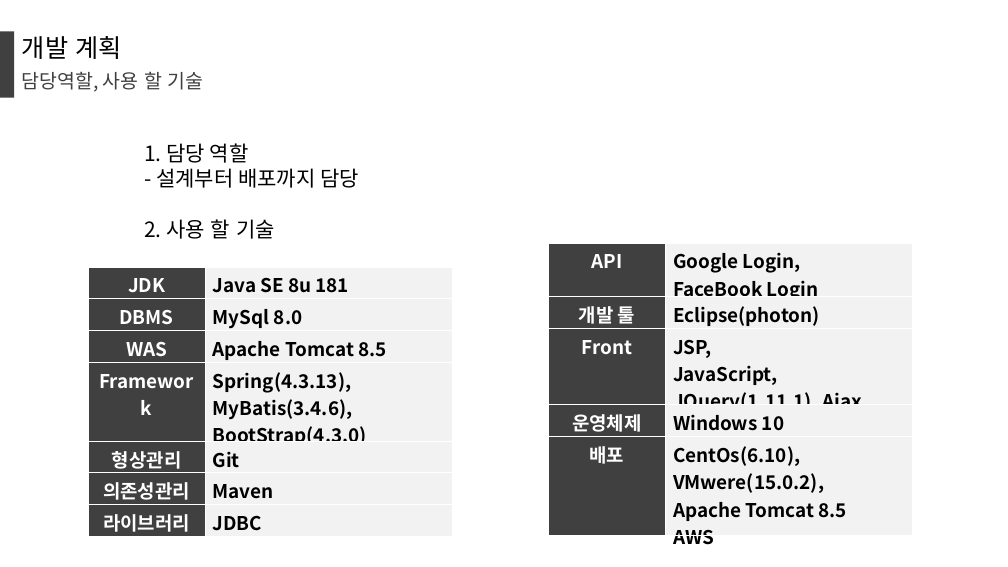
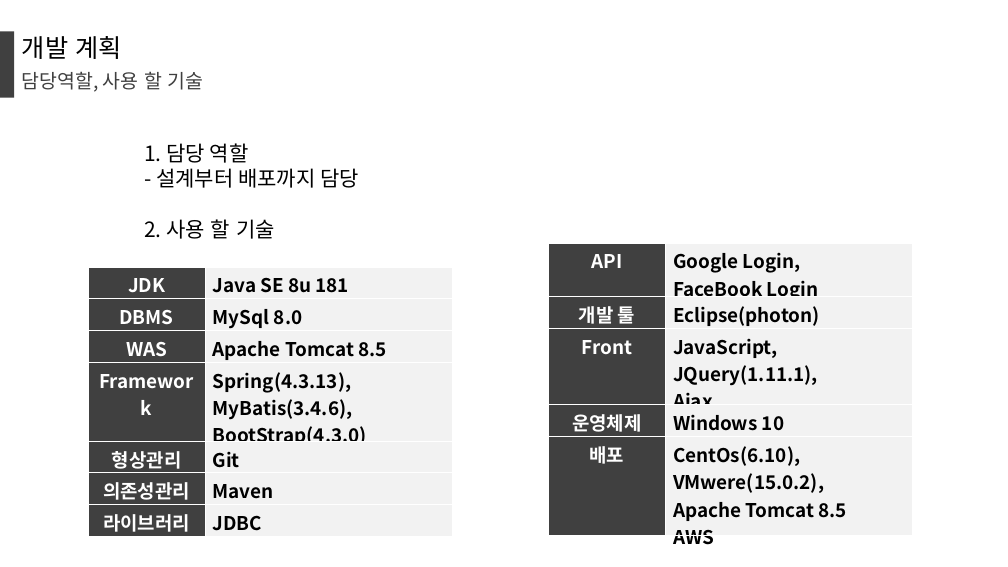
Before and after one commit to Berea96/Dokky, a slide deck: slide 4 of 제안서/개인프로젝트_Dokky_김규정.pptx. Drawn at 1008x567 pixels with LibreOffice and Linux fonts; fonts in the diff are those of the drawing. Boxes give left, top, right and bottom in pixels: in the first picture for what was removed or moved away, otherwise in the second. Text is boxed around its words. In the diff, an @@ line names an element or a change of style, - is before the commit and + after.

```diff
--- a/제안서/개인프로젝트_Dokky_김규정.pptx
+++ b/제안서/개인프로젝트_Dokky_김규정.pptx
@@ table at [548, 243, 912, 549] @@
-row 3, column 2: JSP, / JavaScript, / JQuery(1.11.1), Ajax
+row 3, column 2: JavaScript, / JQuery(1.11.1), / Ajax
```
Also in this commit, not shown: 1 other slide changed, 5 other files.
